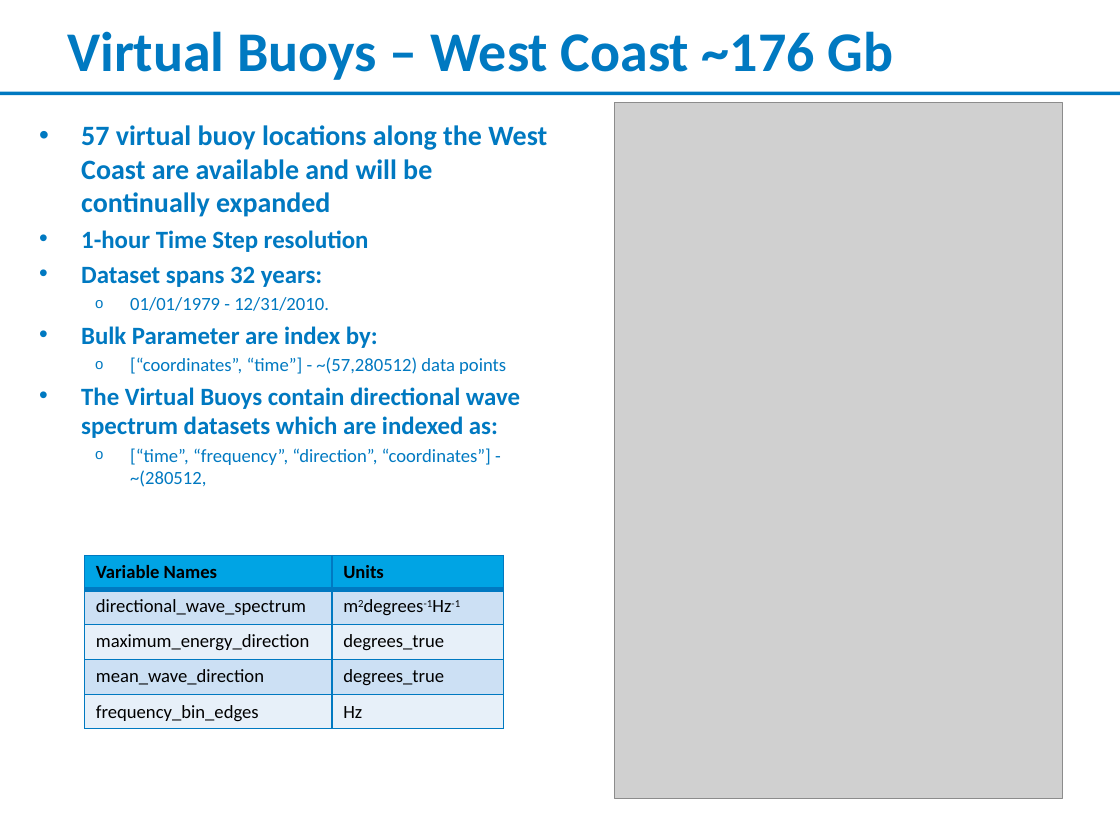
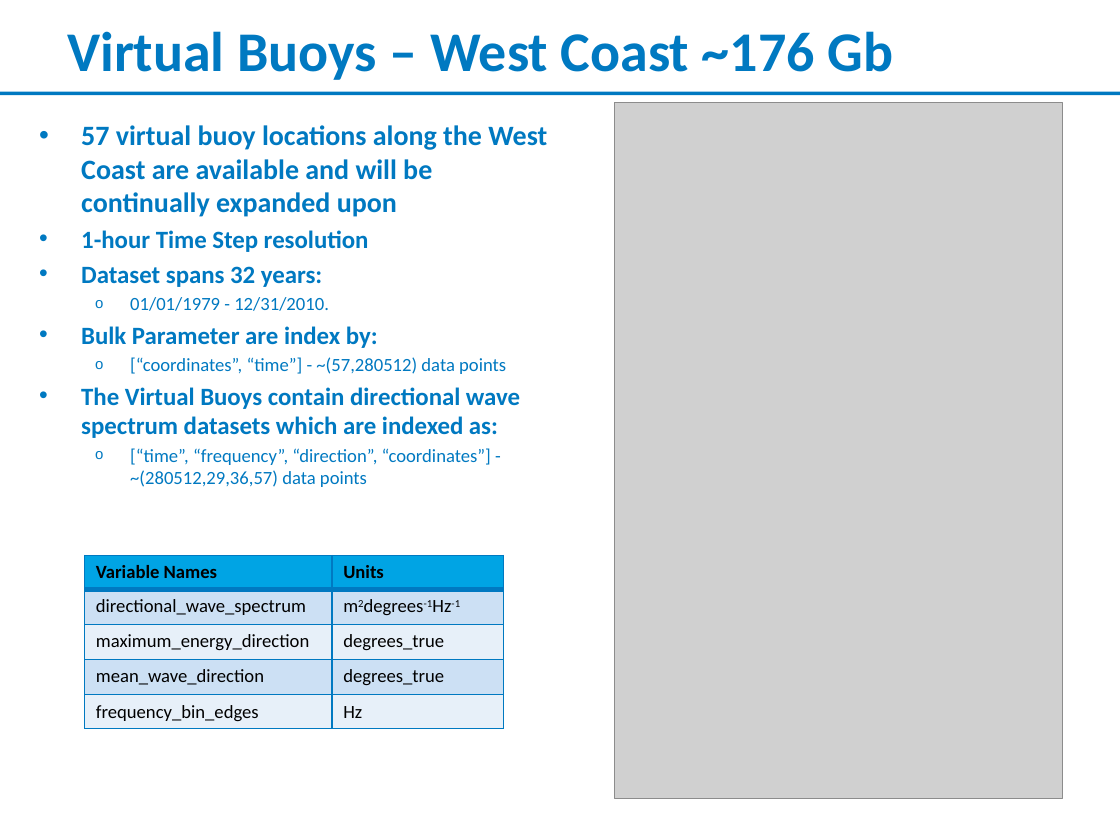
Before and after one commit to aidanbharath/WPTO_Wave_hindcast_Tutorial, a slide deck: slide 4 of static_slides/WPTO_Tutorial_presentation_static_slides.pptx. Drawn at 1120x840 pixels with LibreOffice and Linux fonts; fonts in the diff are those of the drawing; grey boxes stand for pictures; background and template pictures are left out. Boxes give left, top, right and bottom in pixels: in the first picture for what was removed or moved away, otherwise in the second. Text is boxed around its words. In the diff, an @@ line names an element or a change of style, - is before the commit and + after.

```diff
--- a/static_slides/WPTO_Tutorial_presentation_static_slides.pptx
+++ b/static_slides/WPTO_Tutorial_presentation_static_slides.pptx
@@ text at [81, 125, 547, 217]: text changed @@
-• 57 virtual buoy locations along the West Coast are available and will be continually expanded
+• 57 virtual buoy locations along the West Coast are available and will be continually expanded upon
@@ text at [130, 448, 491, 487]: text changed @@
-  o [“time”, “frequency”, “direction”, “coordinates”] - ~(280512,
+  o [“time”, “frequency”, “direction”, “coordinates”] - ~(280512,29,36,57) data points
```
Also in this commit, not shown: 4 other slides changed, 2 other files.
